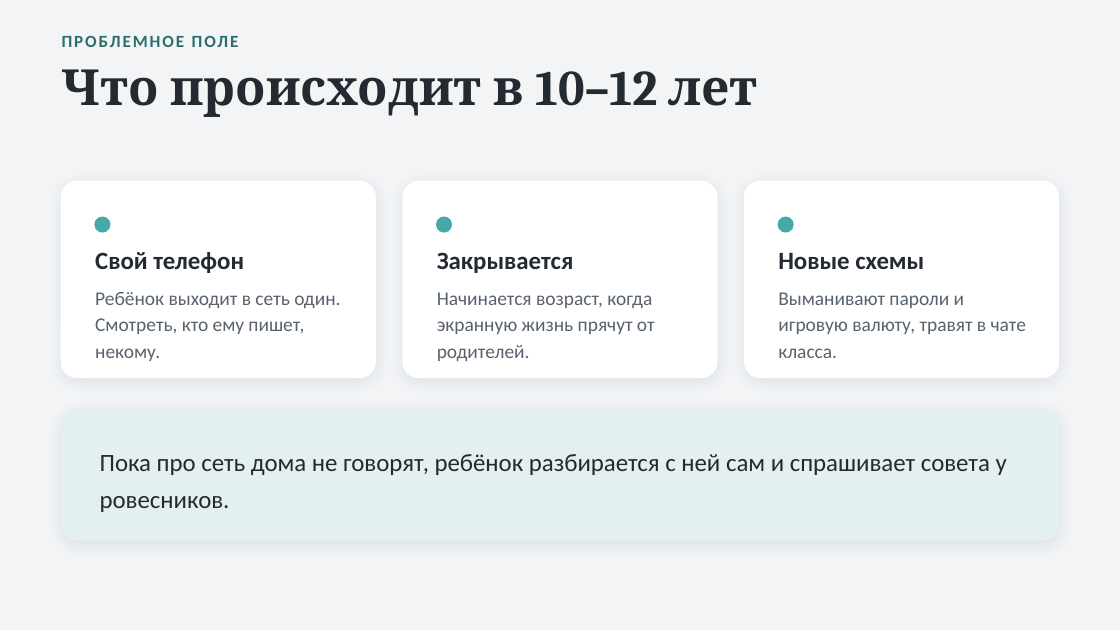
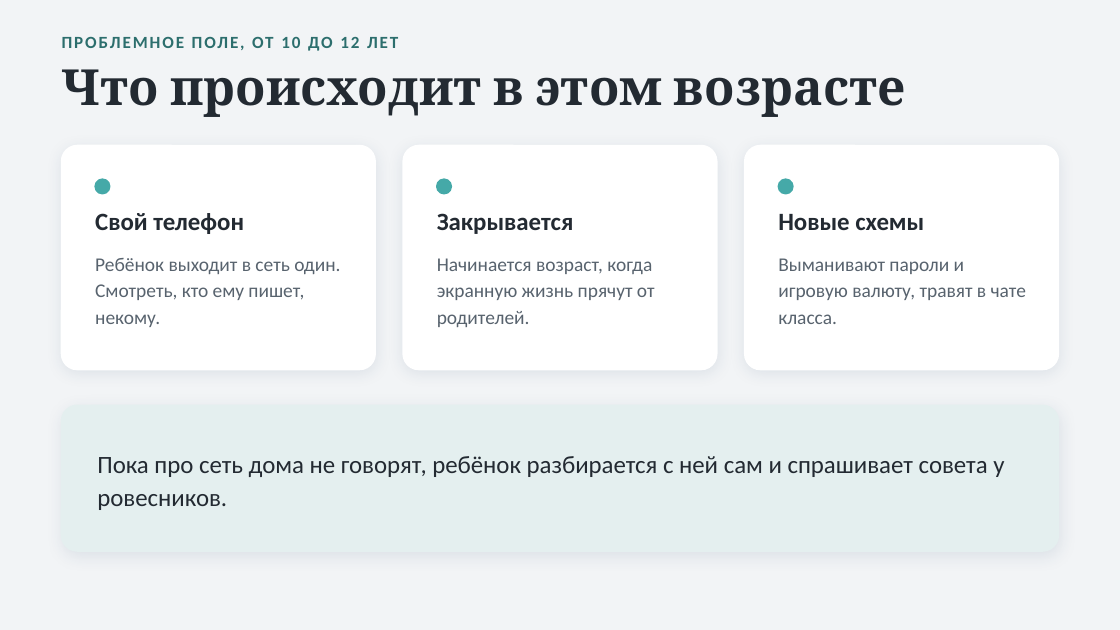
Before and after one commit to Levalnik0/proekt-eho, a slide deck: slide 2 of Проект_Эхо_презентация.pptx. Drawn at 1120x630 pixels with LibreOffice and Linux fonts; fonts in the diff are those of the drawing. Boxes give left, top, right and bottom in pixels: in the first picture for what was removed or moved away, otherwise in the second. Text is boxed around its words. In the diff, an @@ line names an element or a change of style, - is before the commit and + after.

```diff
--- a/Проект_Эхо_презентация.pptx
+++ b/Проект_Эхо_презентация.pptx
@@ vertical alignment middle to top in 8 elements at box(437, 258, 655, 327), box(778, 258, 1026, 324), box(95, 258, 340, 327), box(95, 213, 244, 234), box(437, 213, 574, 234), box(778, 214, 924, 230), box(62, 69, 907, 117), box(252, 37, 333, 51) @@
@@ text at box(252, 37, 333, 51): text changed @@
-ПРОБЛЕМНОЕ ПОЛЕ
+ПРОБЛЕМНОЕ ПОЛЕ, ОТ 10 ДО 12 ЛЕТ
@@ text at box(62, 69, 907, 117): text changed @@
-Что происходит в 10–12 лет
+Что происходит в этом возрасте
@@ rounded rectangle: place and size @@
-rounded rectangle at box(62, 181, 375, 377)
+rounded rectangle at box(62, 146, 375, 370)
@@ rounded rectangle: place and size @@
-rounded rectangle at box(403, 181, 717, 377)
+rounded rectangle at box(403, 146, 717, 370)
@@ proportions changed in 4 elements at box(62, 405, 1058, 551), box(62, 146, 375, 370), box(403, 146, 717, 370), box(745, 146, 1058, 370) @@
@@ rounded rectangle: place and size @@
-rounded rectangle at box(745, 181, 1058, 377)
+rounded rectangle at box(745, 146, 1058, 370)
@@ 3 ellipses: place and size @@
-3 ellipses at box(95, 217, 793, 232)
+3 ellipses at box(95, 179, 793, 194)
@@ 3 texts: place and size @@
-3 texts at box(95, 252, 924, 273)
+3 texts at box(95, 213, 924, 234)
@@ text "Ребёнок выходит в сеть один. ...": place and size @@
-text "Ребёнок выходит в сеть один. ..." at box(95, 292, 340, 361)
+text "Ребёнок выходит в сеть один. ..." at box(95, 258, 340, 327)
@@ text "Начинается возраст, когда экранную жизнь ...": place and size @@
-text "Начинается возраст, когда экранную жизнь ..." at box(437, 292, 655, 361)
+text "Начинается возраст, когда экранную жизнь ..." at box(437, 258, 655, 327)
@@ text "Выманивают пароли и игровую валюту, ...": place and size @@
-text "Выманивают пароли и игровую валюту, ..." at box(778, 292, 1026, 358)
+text "Выманивают пароли и игровую валюту, ..." at box(778, 258, 1026, 324)
@@ rounded rectangle: place and size @@
-rounded rectangle at box(62, 410, 1058, 540)
+rounded rectangle at box(62, 405, 1058, 551)
@@ text "Пока про сеть дома не ..." at box(97, 456, 1004, 510): line spacing 24pt to 21.6pt @@
```
Also in this commit, not shown: 10 other slides changed, 1 slide added, 9 other files.
